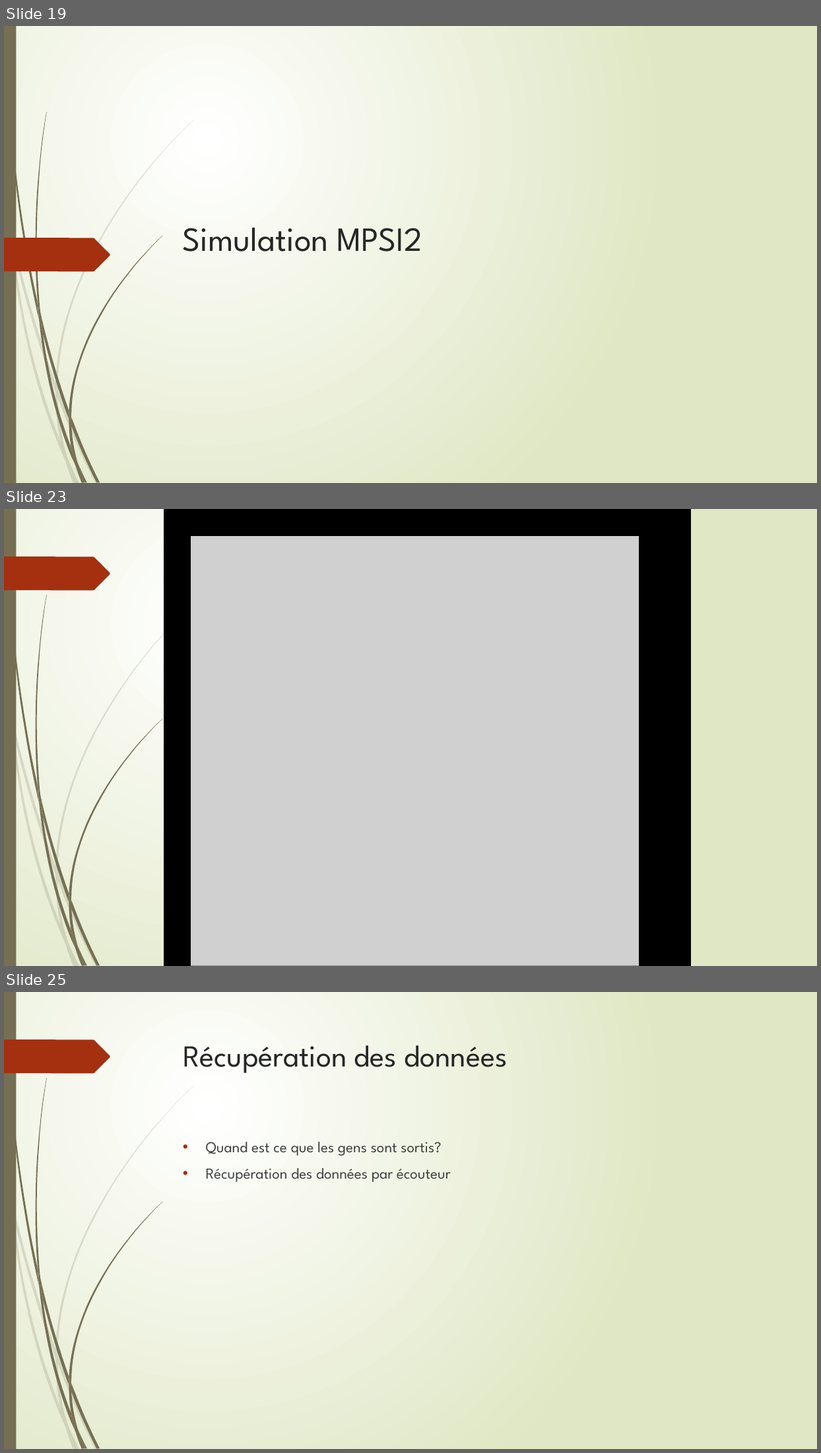
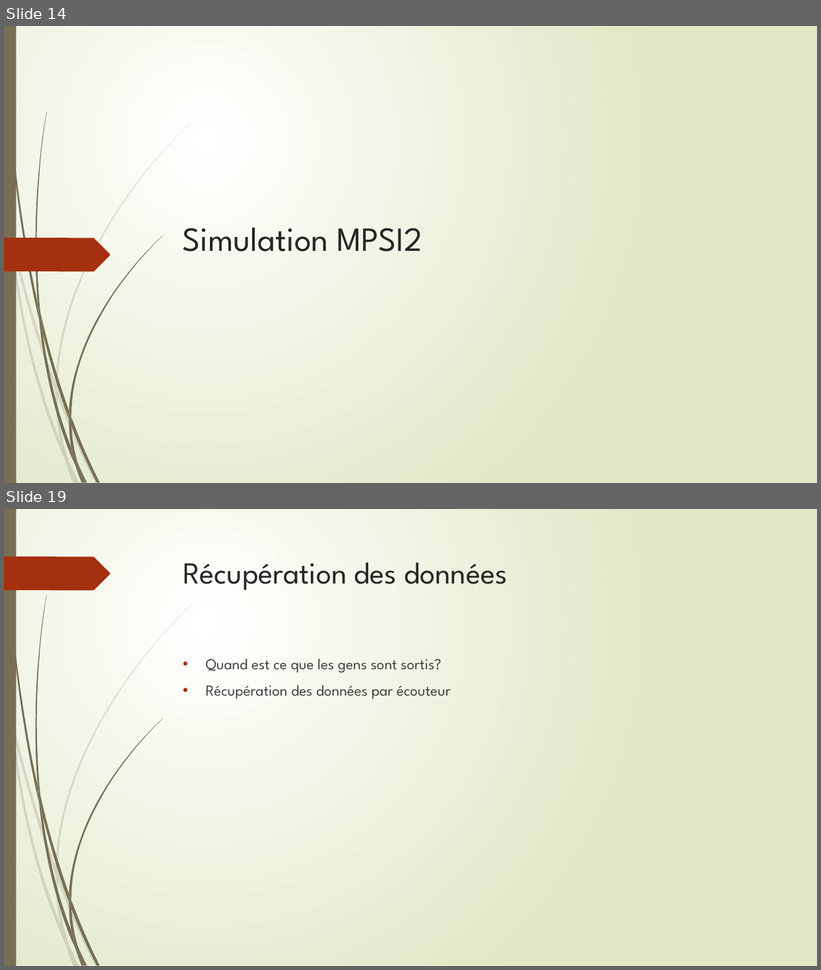
Before and after one commit to Poroing/CrowdDeplacementOptimisation, a slide deck: Présentation/presentation_finale.pptm. Shown one above the other, each under a label of ours: slides 19, 23 and 25 before the commit, slides 14 and 19 after it; the slides between them are not shown. The pictures are 821x1453 and 821x970 pixels, drawn with LibreOffice and Linux fonts; fonts in the diff are those of the drawing; grey boxes stand for pictures. Boxes give left, top, right and bottom in pixels: in the first picture for what was removed or moved away, otherwise in the second. Text is boxed around its words. In the diff, an @@ line names an element or a change of style, - is before the commit and + after.

```diff
--- a/Présentation/presentation_finale.pptm
+++ b/Présentation/presentation_finale.pptm
@@ slide 23 removed at box(4, 509, 817, 966), background gradient #FFFFFF to #DFE8C4; not listed: 24 template elements that a slide beside it also shows @@
@@ rectangle removed at box(164, 510, 190, 966) @@
@@ picture removed at box(177, 509, 644, 966) @@
@@ rectangle removed at box(190, 510, 668, 535) @@
@@ rectangle removed at box(640, 510, 691, 966) @@
@@ what was slide 19 is now slide 14 @@
@@ what was slide 25 is now slide 19 @@
```
Also in this commit, not shown: 3 slides changed, 1 slide added, 11 other slides removed, 1 other file.
